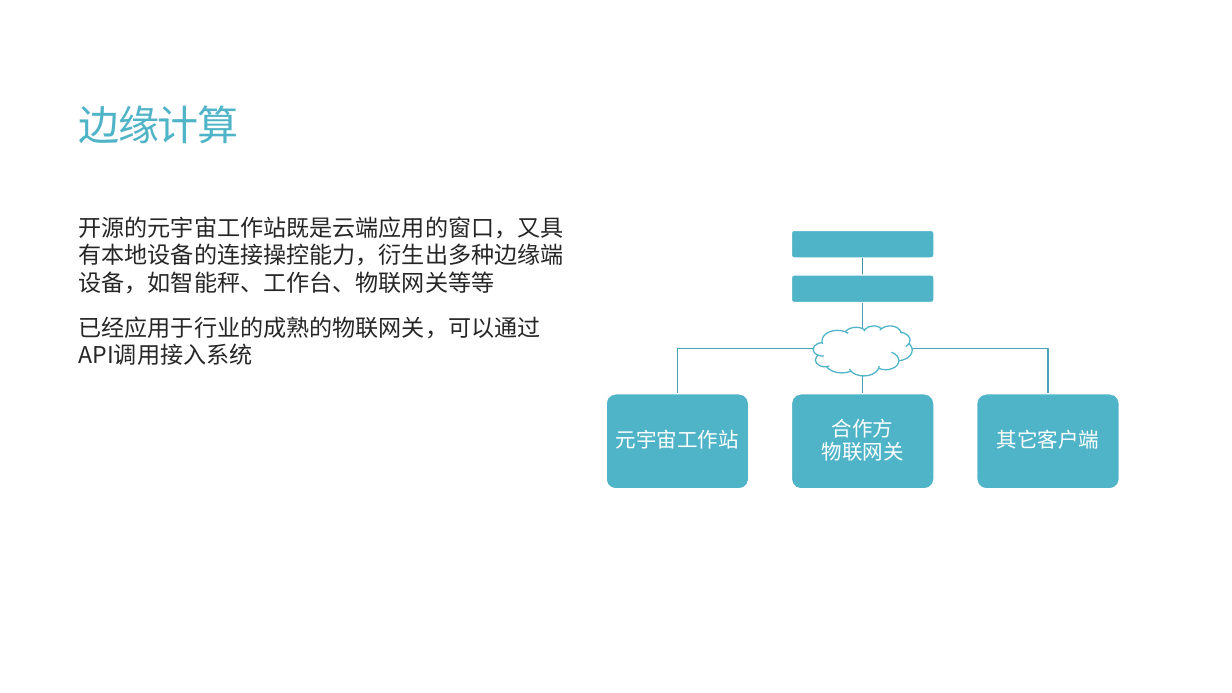
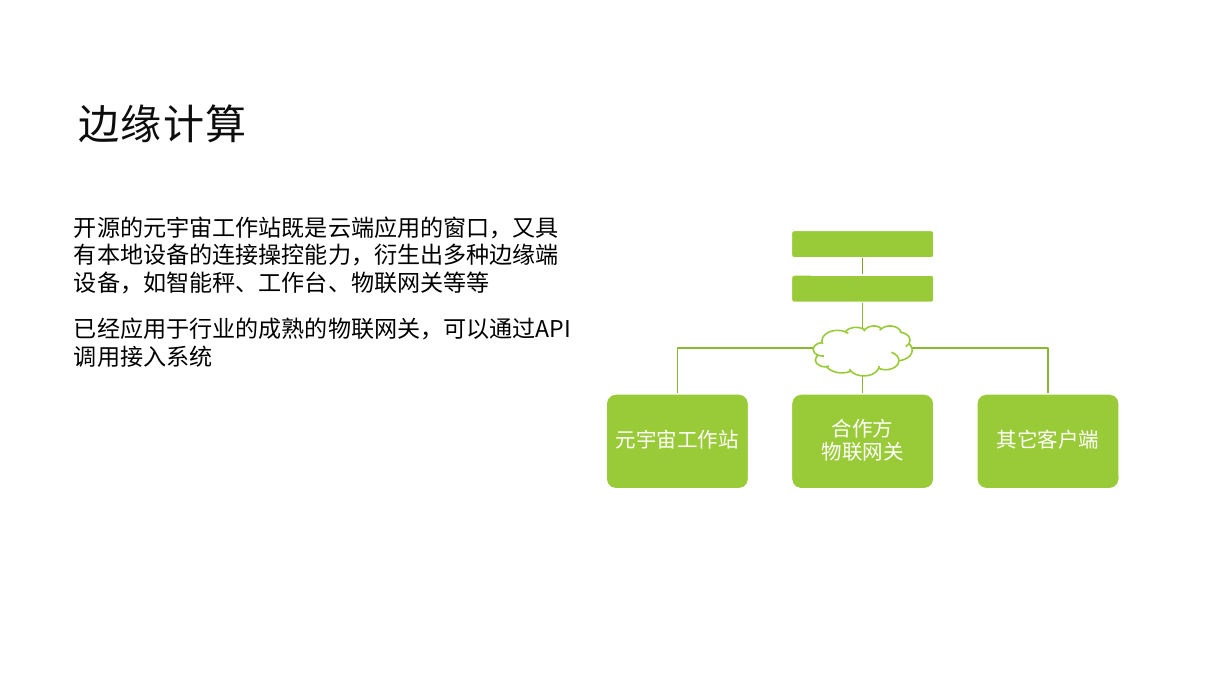
Before and after one commit to jzgi/chainfx, a slide deck: slide 14 of Docs/品链框架.pptx (slide 32 before the commit). Drawn at 1232x693 pixels with LibreOffice and Linux fonts; fonts in the diff are those of the drawing. Boxes give left, top, right and bottom in pixels: in the first picture for what was removed or moved away, otherwise in the second. Text is boxed around its words. In the diff, an @@ line names an element or a change of style, - is before the commit and + after.

```diff
--- a/Docs/品链框架.pptx
+++ b/Docs/品链框架.pptx
@@ title "边缘计算" at (x1=79, y1=104, x2=247, y2=143): text colour #50B4C8 to #0D0D0D, letter spacing -1.2 to 1 pt; line spacing 0.85 to 0.8 @@
@@ text "开源的元宇宙工作站既是云端应用的窗口，又具有本地设备的连接操控能力，衍生出多种边缘端设备，如智能秤、工作台、物联网关等等" at (x1=74, y1=216, x2=571, y2=340): text colour #262626 to #000000; more space between paragraphs @@
@@ freeform shape at (x1=859, y1=258, x2=868, y2=274): outline #4090A0 1 pt to #7BA32D 1.25 pt @@
@@ cloud at (x1=813, y1=326, x2=912, y2=376): outline #50B4C8 1 pt to #99CB38 1.25 pt @@
@@ outline #49A3B6 1 pt to #8BB833 1.25 pt in 3 elements at (x1=677, y1=302, x2=863, y2=394), (x1=859, y1=302, x2=868, y2=394), (x1=863, y1=302, x2=1049, y2=394) @@
@@ fill #50B4C8 to #99CB38; outline #FFFFFF 1 pt to #FFFFFF 1.25 pt in 5 elements at (x1=792, y1=230, x2=934, y2=258), (x1=792, y1=275, x2=934, y2=303), (x1=606, y1=394, x2=749, y2=489), (x1=792, y1=394, x2=934, y2=489), (x1=977, y1=394, x2=1119, y2=489) @@
```
Also in this commit, not shown: 15 other slides changed, 2 slides added, 20 slides removed, 17 other files.
